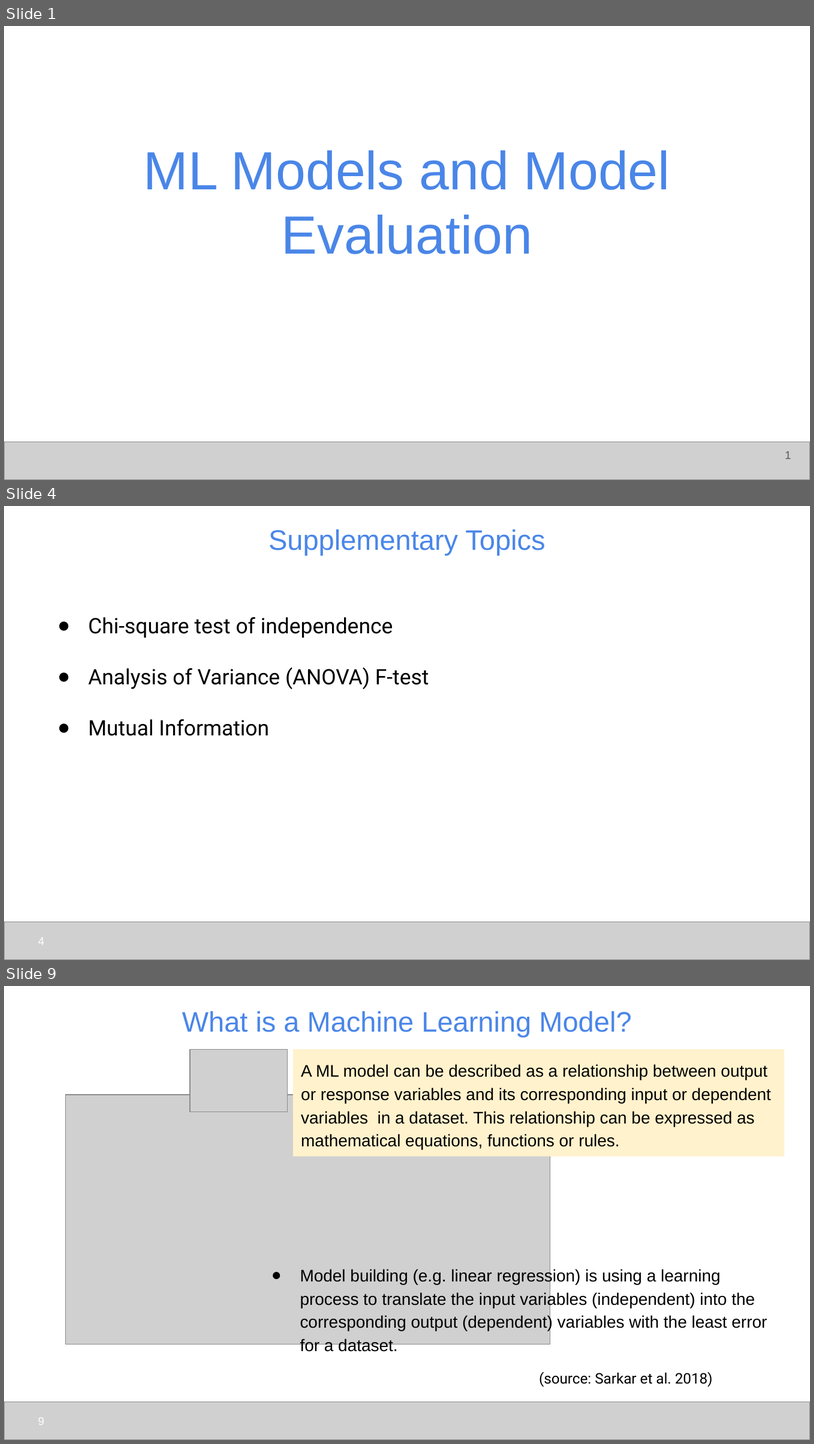
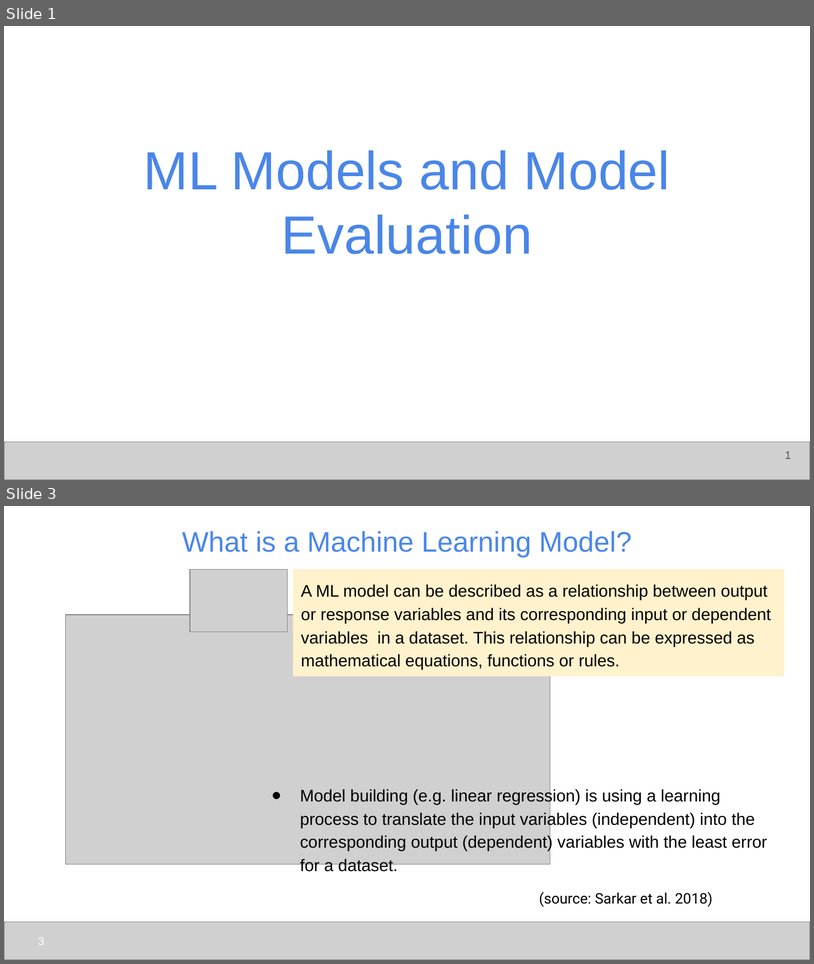
Before and after one commit to udel-cbcb/NIGMS-Sandbox-UD, a slide deck: Submodule_4/Lectures/Submodule_4_Lecture_1_ML_Models_and_Model_Evaluation.pptx. Shown one above the other, each under a label of ours: slides 1, 4 and 9 before the commit, slides 1 and 3 after it; the slides between them are not shown. The pictures are 814x1444 and 814x964 pixels, drawn with LibreOffice and Linux fonts; fonts in the diff are those of the drawing; grey boxes stand for pictures. Boxes give left, top, right and bottom in pixels: in the first picture for what was removed or moved away, otherwise in the second. Text is boxed around its words. In the diff, an @@ line names an element or a change of style, - is before the commit and + after.

```diff
--- a/Submodule_4/Lectures/Submodule_4_Lecture_1_ML_Models_and_Model_Evaluation.pptx
+++ b/Submodule_4/Lectures/Submodule_4_Lecture_1_ML_Models_and_Model_Evaluation.pptx
@@ slide 4 removed at <box>4,506,810,960</box>, background #FFFFFF @@
@@ title removed at <box>269,529,545,555</box> @@
-Supplementary Topics
@@ text removed at <box>88,617,429,736</box> @@
-● Chi-square test of independence
-● Analysis of Variance (ANOVA) F-test
-● Mutual Information
@@ picture removed at <box>4,921,810,959</box> @@
@@ page number removed at <box>38,937,44,943</box> @@
-4
@@ what was slide 9 is now slide 3 @@
@@ page number at <box>38,937,44,945</box>: text changed @@
-9
+3
```
Also in this commit, not shown: 2 slides changed, 6 other slides removed, 1 other file.
